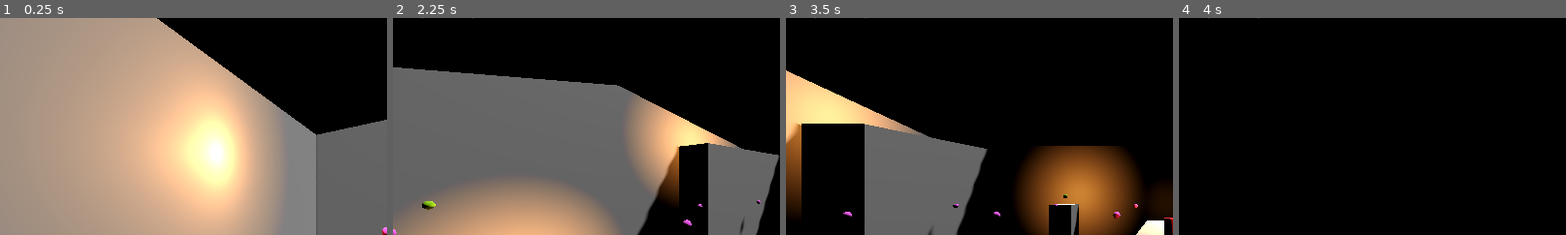
Above: before the commit, frames 1-4 (left to right).
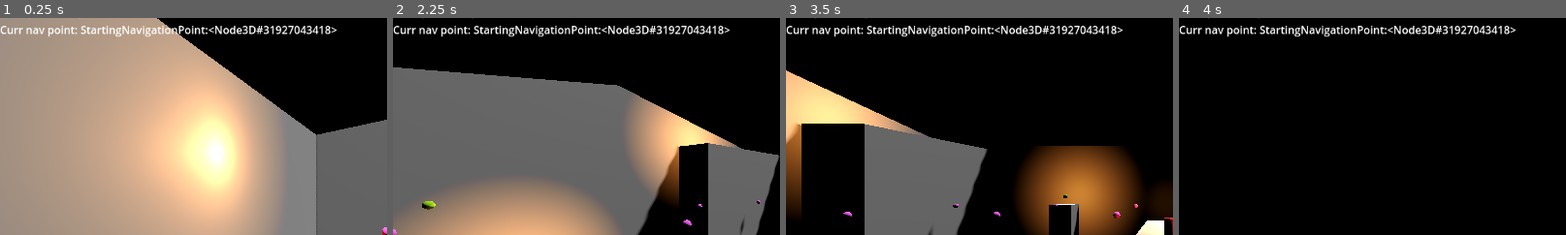
Above: after the commit, the same moments.

Repository: DeepRestGames/shadow-and-alchemy
Game: Godot game, scene res://Scenes/MainScene_Prototype01.tscn
Same seed, same stepped clock (60 frames per second), same inputs: the game is played once before the commit and once after it.
Inputs (mouse positions are % of the whole screen's width and height, from its top left):
- Up to frame 1 (0.25 s): no input
- Up to frame 2 (2.25 s): click (3, 93) at 0.5 s; click (97, 93) at 1.25 s; tap Enter at 2 s; move the mouse to (72, 45) at 2.02 s; hold D (turn_right) from 2.03 s (still down); click (72, 45) at 2.1 s
- Up to frame 3 (3.5 s): tap Space at 2.75 s; move the mouse to (30, 55) at 2.77 s; release D (turn_right) at 2.78 s; hold S (move_backward) from 2.78 s (still down); click (30, 55) at 2.85 s
- Up to frame 4 (4 s): tap Enter at 3.5 s; move the mouse to (60, 28) at 3.52 s; release S (move_backward) at 3.53 s; hold D (turn_right) from 3.53 s (still down); click (60, 28) at 3.6 s
The pictures show only the part of the screen within x 0-50%, y 11-61%; the shares and areas given below are measured in that part.

The runs differ from the first frame. In frame 1, 1.9% of the frame differs, in the area x 0-88%, y 3-9%; in frame 2, 2.0%; in frame 3, 2.0%; in frame 4, 2.0%.

Commit message:
Scripting creepy background music start
Experiment: start creepy background music when player focusses on a particular navigation point (arbitrarily chosen).

Diff:
--- a/Scripts/MainScene_Prototype01.gd
+++ b/Scripts/MainScene_Prototype01.gd
@@ -2,10 +2,18 @@
 
 # Called when the node enters the scene tree for the first time.
 func _ready():
+	# Prepare creepy background music stream
 	var audio_stream = $BackgroundMusic.stream as AudioStreamMP3
 	audio_stream.loop = true
 	audio_stream.loop_offset = 21.372
-	$BackgroundMusic.play()
+
+	# Start creepy background music stream when player emits `startBackgroundMusic` signal
+	var player = get_node("Player")
+	player.connect("startBackgroundMusic", playBackgroundMusic)
+
+func playBackgroundMusic():
+	if not $BackgroundMusic.is_playing():
+		$BackgroundMusic.play()
 
 # Called every frame. 'delta' is the elapsed time since the previous frame.
 func _process(delta):
--- a/Scripts/Player.gd
+++ b/Scripts/Player.gd
@@ -1,4 +1,6 @@
 extends Node3D
+
+signal startBackgroundMusic
 
 @onready var camera_3d = $Camera3D
 var unfocus_pos
@@ -13,6 +15,7 @@
 
 @export var current_navigation_point: NavigationPoint
 var next_navigation_point: NavigationPoint
+
 # Movement
 enum FacingDirection {
 	NORTH,	# 0
@@ -20,6 +23,7 @@
 	SOUTH,	# 2
 	WEST	# 3
 }
+
 # State of the player
 enum PlayerState {
 	IDLE,		# 0
@@ -34,10 +38,16 @@
 func _process(_delta):
 	_process_movement_inputs()
 	_process_focus_inputs()
+
+	# TODO: experiment to start creepy soundtrack at a scripted moment (in this example, focussing on `NavigationPoint11`)
+	if (player_state == PlayerState.FOCUSING) and ("NavigationPoint11" in str(current_navigation_point)):
+		startBackgroundMusic.emit()
+
 	# TODO: DEBUG/REMOVE
 	debug_ui.text = "STATE: " + str(PlayerState.keys()[player_state])
 	debug_ui.text += "\nPOS: " + str(camera_3d.global_position)
 	debug_ui.text += "\nROT: " + str(camera_3d.global_position)
+	debug_ui.text += "\nCurr nav point: " + str(current_navigation_point)
 
 
 func _process_focus_inputs():
